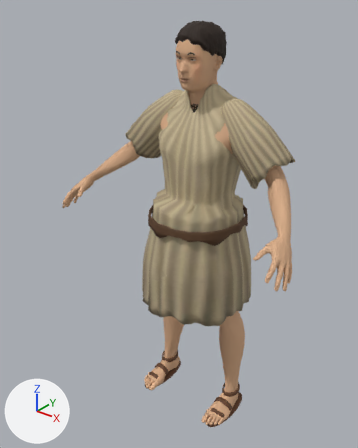
The glTF model modelos/personaje_tunicado_alta.glb, before and after one commit.
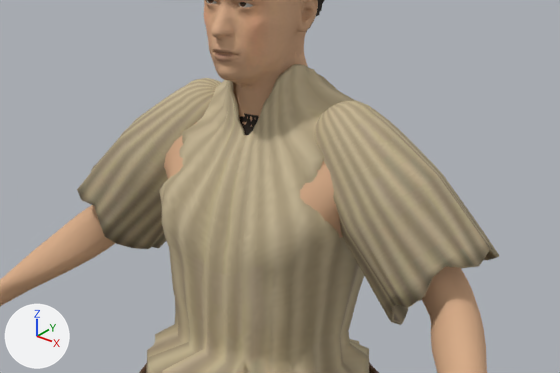
There are two pictures of each version: one whole from a 50 mm lens placed at (1.102, -1.504, 1.805), pointed at (-0.065, -0.045, 0.901), one close up on the part from 26% to 89% of the width and 13% to 47% of the height. Every picture has the same lights, and +X, +Y and +Z are marked at lower left. The first two pictures are the older version. Vertices at exactly the same position are counted once.

The older version as bpy lines, for what is in view:
```python
me_manga_010 = bpy.data.meshes.new('manga.010')
me_manga_010.from_pydata(...)  # 838 vertices, 1672 faces; spans x 0.079..0.378, y -0.063..0.117, z 1.123..1.432
me_manga_010.materials.append(mat_tunica_002)  # picture img_tunica_lana
me_manga_011 = bpy.data.meshes.new('manga.011')
me_manga_011.from_pydata(...)  # 838 vertices, 1672 faces; spans x -0.378..-0.079, y -0.06..0.119, z 1.122..1.432
me_manga_011.materials.append(mat_tunica_002)  # picture img_tunica_lana
me_tunica_003 = bpy.data.meshes.new('tunica.003')
me_tunica_003.from_pydata(...)  # 4250 vertices, 8500 faces; spans x -0.234..0.236, y -0.241..0.24, z 0.548..1.479
me_tunica_003.materials.append(mat_tunica_002)  # picture img_tunica_lana
me_tunicado_cabeza = bpy.data.meshes.new('tunicado_cabeza')
me_tunicado_cabeza.from_pydata(...)  # 11221 vertices, 22324 faces; spans x -0.231..0.231, y -0.118..0.121, z 1.355..1.678
me_tunicado_cabeza.materials.append(mat_tunicado_cara)  # picture img_tunicado_cara
me_tunicado_cuerpo = bpy.data.meshes.new('tunicado_cuerpo')
me_tunicado_cuerpo.from_pydata(...)  # 8749 vertices, 17090 faces; spans x -0.535..0.535, y -0.304..0.142, z 0.0..1.497
me_tunicado_cuerpo.materials.append(mat_tunicado_piel)  # picture img_tunicado_piel
ob_manga_010 = bpy.data.objects.new('manga.010', me_manga_010)
ob_manga_010.location = (0.0, 0.0, 0.0)
ob_manga_011 = bpy.data.objects.new('manga.011', me_manga_011)
ob_manga_011.location = (0.0, 0.0, 0.0)
ob_tunica_003 = bpy.data.objects.new('tunica.003', me_tunica_003)
ob_tunica_003.location = (0.0, 0.0, 0.0)
ob_tunicado_cabeza = bpy.data.objects.new('tunicado_cabeza', me_tunicado_cabeza)
ob_tunicado_cabeza.location = (0.0, 0.0, 0.0)
ob_tunicado_cuerpo = bpy.data.objects.new('tunicado_cuerpo', me_tunicado_cuerpo)
ob_tunicado_cuerpo.location = (0.0, 0.0, 0.0)
```
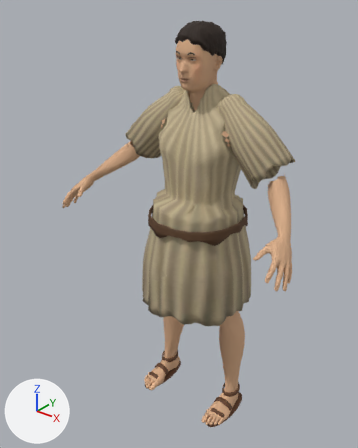
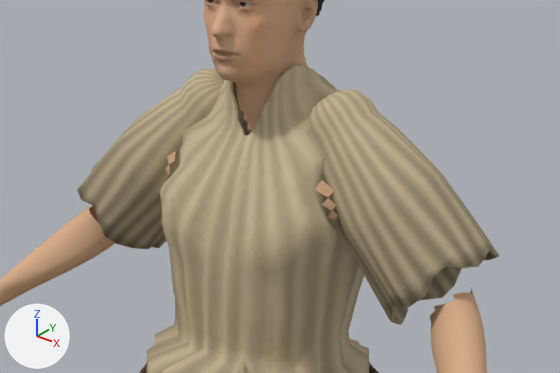
The edits, one by one:
me_manga_010 is used by ob_manga_010; location (0.0, 0.0, 0.0).
me_manga_010 had 838 vertices, 1672 faces and spanned x 0.079..0.378, y -0.063..0.117, z 1.123..1.432.
me_manga_010 now has 838 vertices, 1672 faces and spans x 0.065..0.378, y -0.063..0.117, z 1.123..1.447.
me_manga_010 part 1: 198 of 838 vertices moved; they spanned x 0.079..0.167, y -0.018..0.082, z 1.349..1.432 and now span x 0.065..0.166, y -0.024..0.086, z 1.35..1.447; mean shift (-0.007, 0.0, 0.008); largest move (0.107, 0.032, 1.417) -> (0.1, 0.032, 1.433).
me_manga_011 is used by ob_manga_011; location (0.0, 0.0, 0.0).
me_manga_011 had 838 vertices, 1672 faces and spanned x -0.378..-0.079, y -0.06..0.119, z 1.122..1.432.
me_manga_011 now has 838 vertices, 1672 faces and spans x -0.378..-0.065, y -0.06..0.119, z 1.122..1.447.
me_manga_011 part 2: 198 of 838 vertices moved; they spanned x -0.167..-0.079, y -0.019..0.08, z 1.349..1.432 and now span x -0.166..-0.065, y -0.024..0.086, z 1.35..1.447; mean shift (0.007, 0.0, 0.008); largest move (-0.107, 0.032, 1.417) -> (-0.1, 0.032, 1.433).
me_tunicado_cabeza is used by ob_tunicado_cabeza; location (0.0, 0.0, 0.0).
me_tunicado_cabeza had 11221 vertices, 22324 faces and spanned x -0.231..0.231, y -0.118..0.121, z 1.355..1.678.
me_tunicado_cabeza now has 10808 vertices, 21502 faces and spans x -0.159..0.159, y -0.118..0.098, z 1.403..1.678.
me_tunicado_cabeza part 3: 11 vertices moved within x -0.076..0.069, y -0.115..0.008, z 1.474..1.565; 719 vertices removed from x -0.231..0.231, y -0.113..0.121, z 1.355..1.638; 306 vertices added at x -0.082..0.09, y -0.115..0.087, z 1.403..1.639.
me_tunicado_cuerpo is used by ob_tunicado_cuerpo; location (0.0, 0.0, 0.0).
me_tunicado_cuerpo had 8749 vertices, 17090 faces and spanned x -0.535..0.535, y -0.304..0.142, z 0.0..1.497.
me_tunicado_cuerpo now has 7787 vertices, 15240 faces and spans x -0.535..0.535, y -0.304..0.142, z 0.0..1.497.
me_tunicado_cuerpo part 4: 962 vertices removed from x -0.353..0.353, y -0.085..0.136, z 1.155..1.492.

Boxes [x1, y1, x2, y2] around the edits, measured in the close-ups (560 x 373 px; the box of a moved part takes in the faces that stretch with it):
'manga.010', reshaped
    before: [315, 101, 499, 325]
    after: [305, 89, 499, 325]
'manga.011', reshaped
    before: [77, 78, 222, 249]
    after: [77, 69, 245, 249]
part 1 of me_manga_010, moved or reshaped
    before: [315, 101, 377, 146]
    after: [305, 89, 378, 146]
part 2 of me_manga_011, moved or reshaped
    before: [179, 78, 222, 123]
    after: [179, 69, 245, 125]
part 3 of me_tunicado_cabeza, cut back
    before: [204, 0, 312, 135]
    after: [204, 0, 312, 115]
part 4 of me_tunicado_cuerpo, deleted (mostly hidden)
    before: [90, 62, 471, 315]
